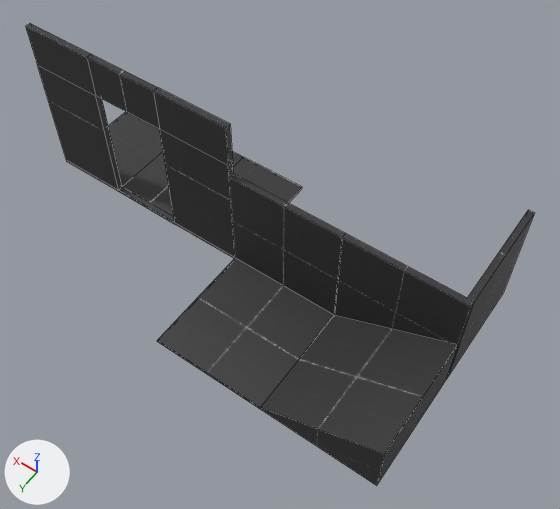
Before and after pictures for a commit that changed the Blender file src/maps/blend/map.blend.
Rendered twice from a 50 mm camera at (-4.3, 5.12, 10.44) aimed at (0.0, -0.9, 0.98). Every picture has the same lights, and +X, +Y and +Z are marked at lower left. Mesh edges are drawn as thin lines.

The first picture shows 'corner-col', 'doorway-col', 'floor-col', 'ramp-col', 'wall-col'.
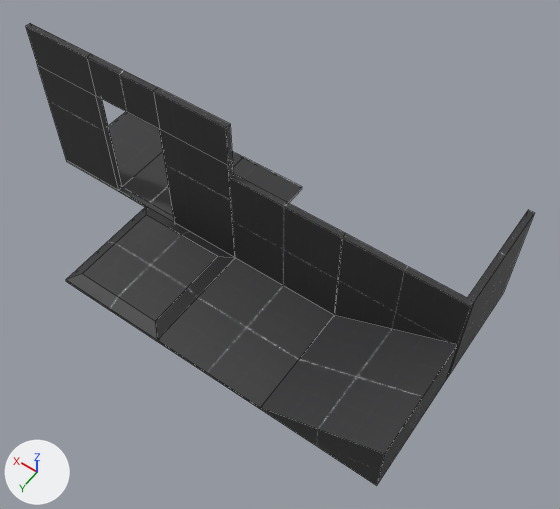
Patch to the scene script:
```diff
--- a/src/maps/blend/map.blend.py
+++ b/src/maps/blend/map.blend.py
@@ me_plane_003 @@
+me_plane_003.from_pydata(...)  # 12 vertices, 10 faces; spans x -1.0..1.0, y -1.0..1.0, z 0.0..0.15
+me_plane_003.materials.append(mat_graybox)  # picture img_graybox_png
@@ ob_pad_col @@
+ob_pad_col = bpy.data.objects.new('pad-col', me_plane_003)
+ob_pad_col.location = (2.0, 0.0, 0.0)
```

What differs and where, as boxes (x1, y1, x2, y2) in the pictures (560 x 509 px):
'pad-col', added: after (66, 206, 235, 341)
